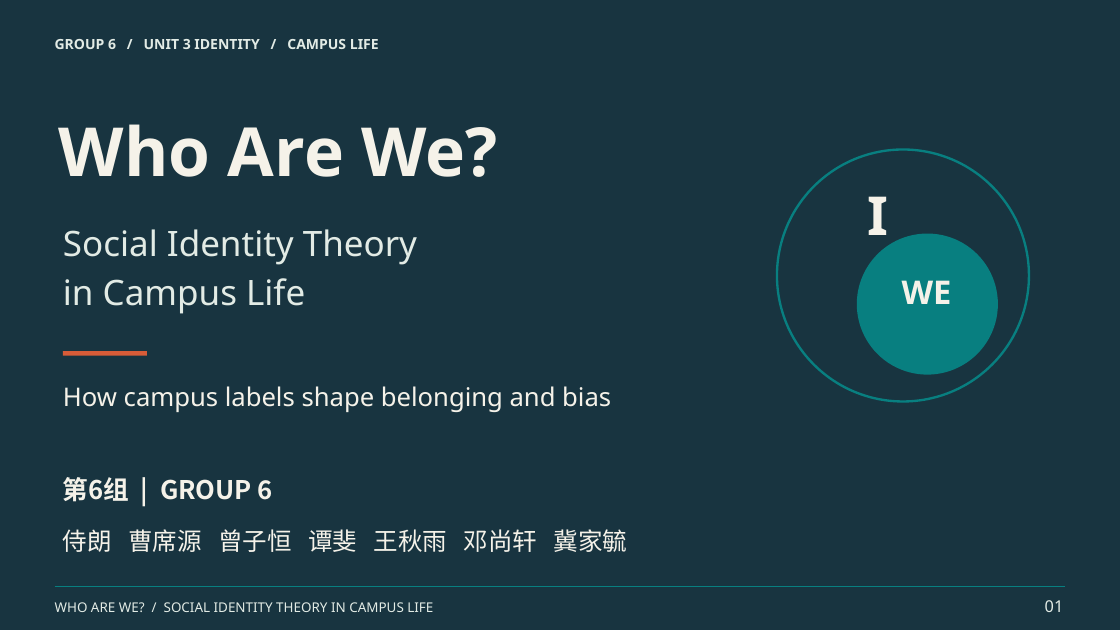
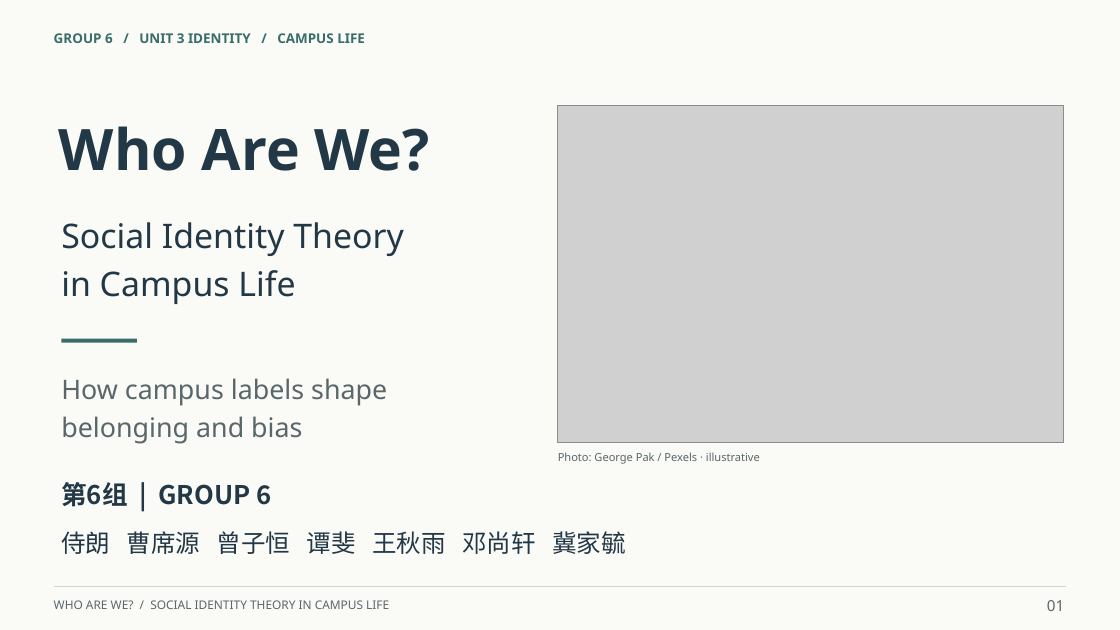
Before and after one commit to ngo769874-max/helloworld, a slide deck: slide 1 of work/deliverables/第6组_学术英语展示_Who_Are_We.pptx. Drawn at 1120x630 pixels with LibreOffice and Linux fonts; fonts in the diff are those of the drawing; grey boxes stand for pictures. Boxes give left, top, right and bottom in pixels: in the first picture for what was removed or moved away, otherwise in the second. Text is boxed around its words. In the diff, an @@ line names an element or a change of style, - is before the commit and + after.

Commit message:
Add real campus photography and unify presentation with light backgrounds

```diff
--- a/work/deliverables/第6组_学术英语展示_Who_Are_We.pptx
+++ b/work/deliverables/第6组_学术英语展示_Who_Are_We.pptx
@@ background #183440 to #FAFAF6 @@
@@ text "GROUP 6 / UNIT 3 ..." at (x1=54, y1=33, x2=365, y2=43): size 12 to 11.5 pt, text colour #E2EBE5 to #386D68 @@
@@ text "Who Are We?" at (x1=59, y1=126, x2=430, y2=171): size 58 to 49 pt, text colour #F5F2E9 to #233846 @@
@@ picture added at (x1=558, y1=105, x2=1064, y2=443) @@
@@ ellipse removed at (x1=777, y1=150, x2=1029, y2=402) @@
@@ text "Social Identity Theory" at (x1=61, y1=222, x2=403, y2=304): size 30 to 29 pt, text colour #E2EBE5 to #233846 @@
@@ text removed at (x1=867, y1=196, x2=888, y2=249) @@
-I
@@ ellipse removed at (x1=857, y1=234, x2=998, y2=375) @@
@@ text removed at (x1=902, y1=280, x2=952, y2=304) @@
-WE
@@ rectangle resized from (x1=63, y1=351, x2=147, y2=356) to (x1=61, y1=339, x2=137, y2=343) @@
@@ rectangle at (x1=61, y1=339, x2=137, y2=343): fill #D85C38 to #386D68 @@
@@ text at (x1=61, y1=378, x2=387, y2=444): text changed; size 22 to 23 pt; text colour #F5F2E9 to #59676B @@
-How campus labels shape belonging and bias
+How campus labels shape
+belonging and bias
@@ text "第6组 | GROUP 6" at (x1=61, y1=482, x2=271, y2=507): text colour #F5F2E9 to #233846 @@
@@ text added at (x1=558, y1=452, x2=760, y2=464), 9.5 pt, text #59676B @@
+Photo: George Pak / Pexels · illustrative
@@ text "侍朗 曹席源 曾子恒 谭斐 王秋雨 ..." at (x1=61, y1=531, x2=626, y2=554): text colour #F5F2E9 to #233846 @@
@@ text "WHO ARE WE? / SOCIAL ..." at (x1=54, y1=600, x2=389, y2=609): size 11.5 to 10.2 pt, text colour #E2EBE5 to #59676B @@
@@ line (54, 586) - (1066, 586): stroke #087F80 0.8 pt to #CAD7D0 0.75 pt @@
@@ text "01" at (x1=1047, y1=600, x2=1064, y2=611): size 14 to 13 pt, text colour #E2EBE5 to #59676B @@
```
Also in this commit, not shown: 15 other slides changed, 2 other files.
